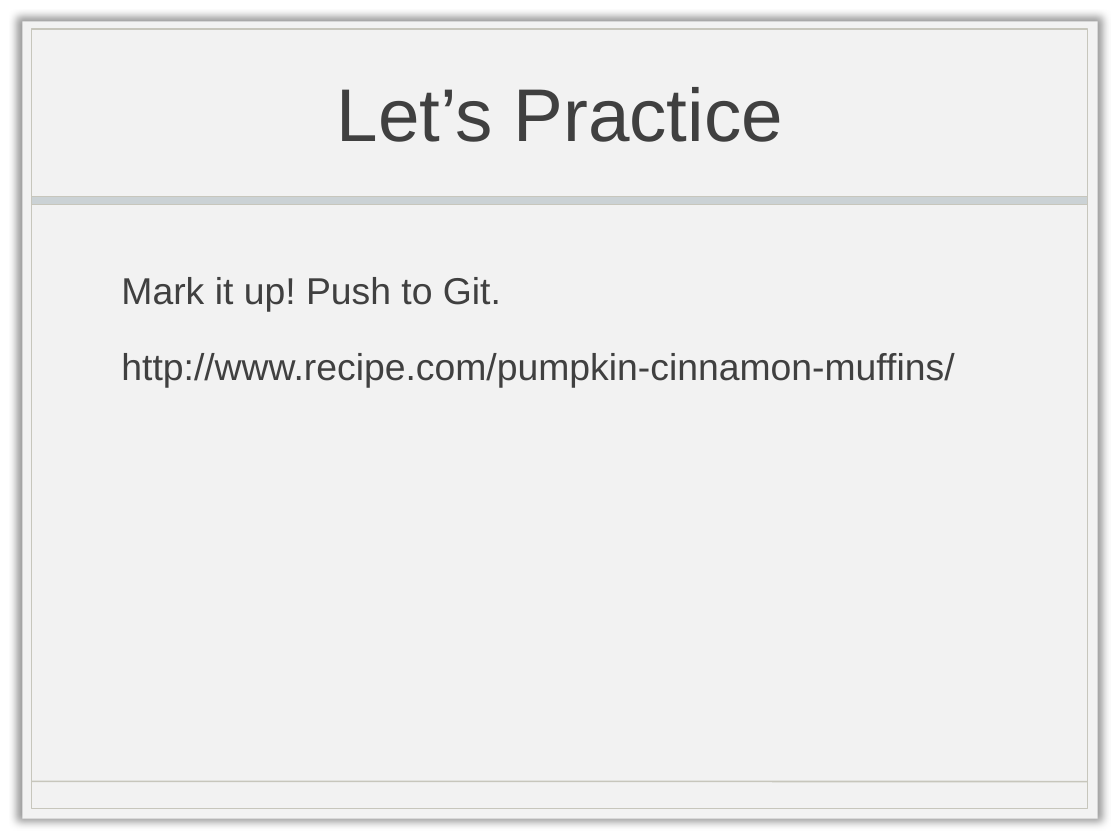
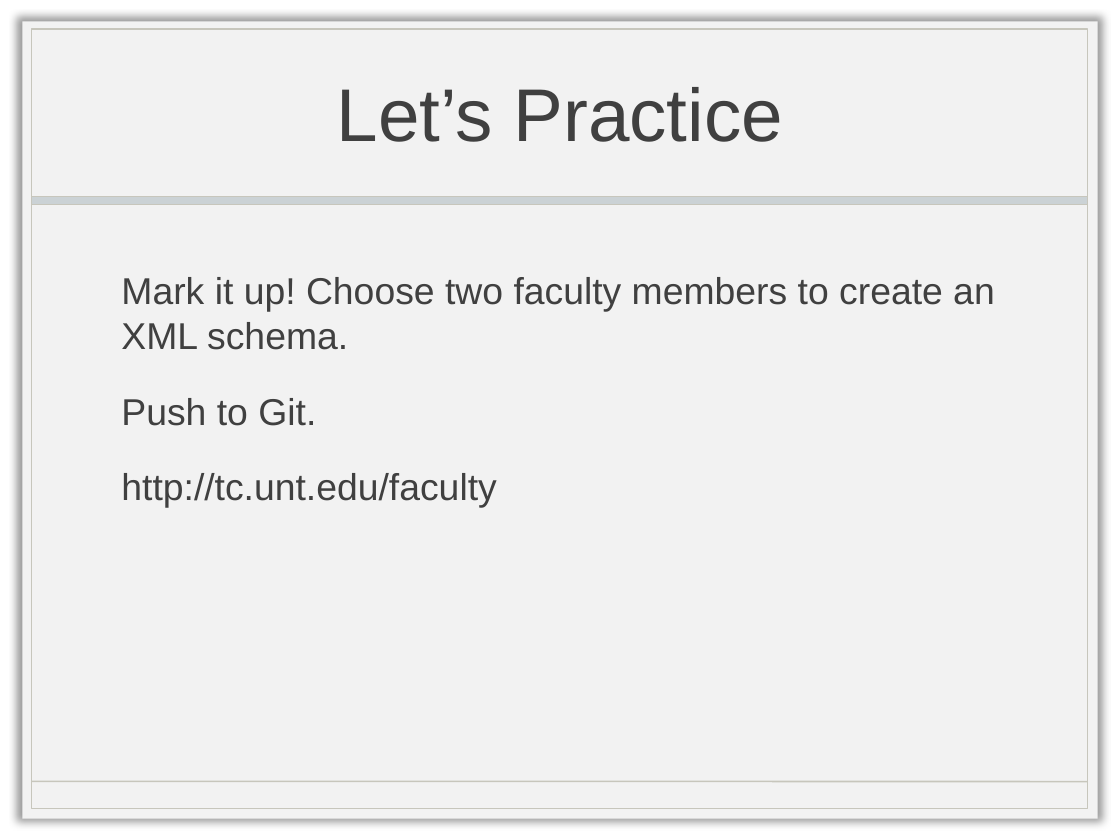
Before and after one commit to doctorlam/tecm5191, a slide deck: slide 8 of readings/intro-xml.pptx. Drawn at 1120x840 pixels with LibreOffice and Linux fonts; fonts in the diff are those of the drawing; background and template pictures are left out. Boxes give left, top, right and bottom in pixels: in the first picture for what was removed or moved away, otherwise in the second. Text is boxed around its words. In the diff, an @@ line names an element or a change of style, - is before the commit and + after.

```diff
--- a/readings/intro-xml.pptx
+++ b/readings/intro-xml.pptx
@@ text at [121, 277, 995, 508]: text changed @@
-Mark it up! Push to Git.
-http://www.recipe.com/pumpkin-cinnamon-muffins/
+Mark it up! Choose two faculty members to create an XML schema.
+Push to Git.
+http://tc.unt.edu/faculty
```
Also in this commit, not shown: 2 other slides changed, 4 other files.
